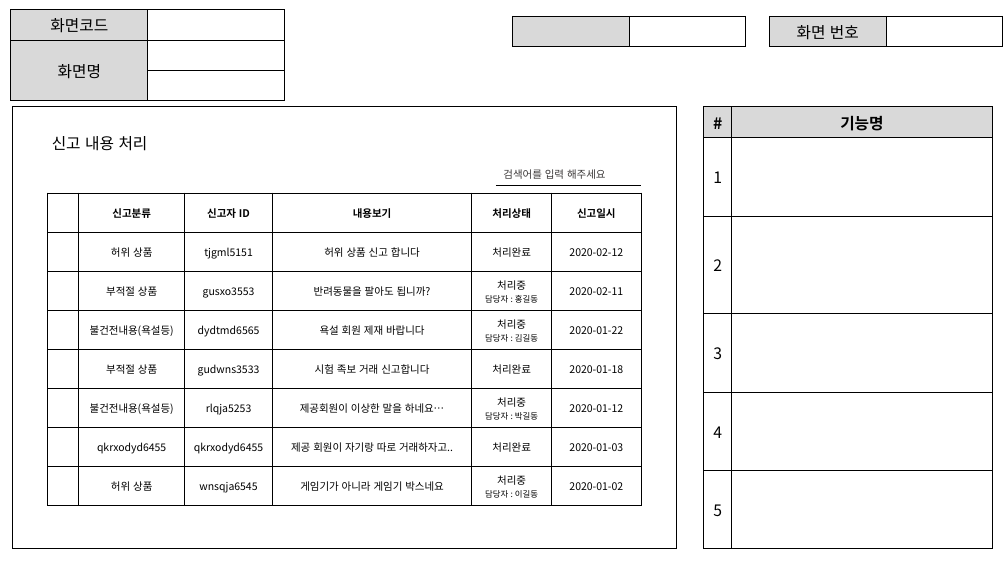
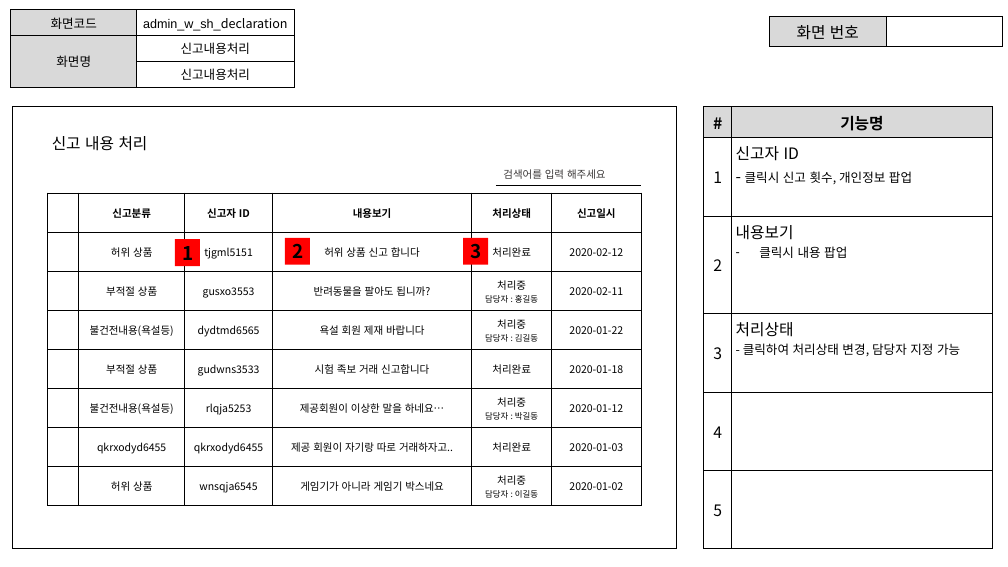
Before and after one commit to ezenteam2/RentalEquip, a slide deck: slide 19 of 0 발표용 파워포인트/project04 - 파워포인트 종합 - 서희.pptx (slide 20 before the commit). Drawn at 1008x567 pixels with LibreOffice and Linux fonts; fonts in the diff are those of the drawing; background and template pictures are left out. Boxes give left, top, right and bottom in pixels: in the first picture for what was removed or moved away, otherwise in the second. Text is boxed around its words. In the diff, an @@ line names an element or a change of style, - is before the commit and + after.

```diff
--- a/0 발표용 파워포인트/project04 - 파워포인트 종합 - 서희.pptx
+++ b/0 발표용 파워포인트/project04 - 파워포인트 종합 - 서희.pptx
@@ table at (11, 10, 293, 84) @@
-row 1, column 2: 
+row 1, column 2: admin_w_sh_declaration
-row 2, column 2: 
+row 2, column 2: 신고내용처리
-row 3, column 2: 
+row 3, column 2: 신고내용처리
@@ size 15 to 12 pt in "화면코드", "화면명" @@
@@ table: place and size @@
-table at (11, 10, 284, 89)
+table at (11, 10, 293, 84)
@@ table removed at (513, 17, 746, 43), 1 rows, 2 columns @@
- | 
@@ table at (704, 107, 992, 549) @@
-row 2, column 2: 
+row 2, column 2: 신고자 ID / - 클릭시 신고 횟수, 개인정보 팝업
-row 3, column 2: 
+row 3, column 2: 내용보기 / 클릭시 내용 팝업
-row 4, column 2: 
+row 4, column 2: 처리상태 / - 클릭하여 처리상태 변경, 담당자 지정 가능
@@ rectangle added at (175, 239, 200, 265), fill #FF0000, 18 pt, text #000000, bold @@
+1
@@ rectangle added at (285, 238, 310, 265), fill #FF0000, 18 pt, text #000000, bold @@
+2
@@ rectangle added at (463, 238, 488, 265), fill #FF0000, 18 pt, text #000000, bold @@
+3
```
Also in this commit, not shown: 16 other slides changed, 1 slide added, 2 slides removed.
